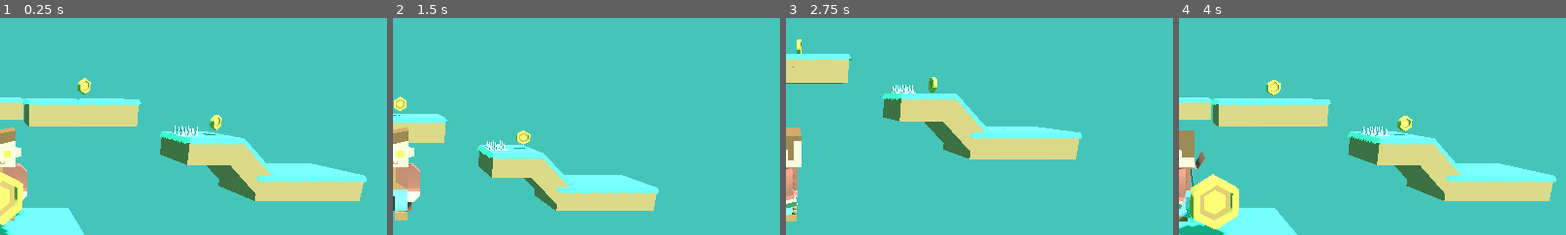
Above: before the commit, frames 1-4 (left to right).
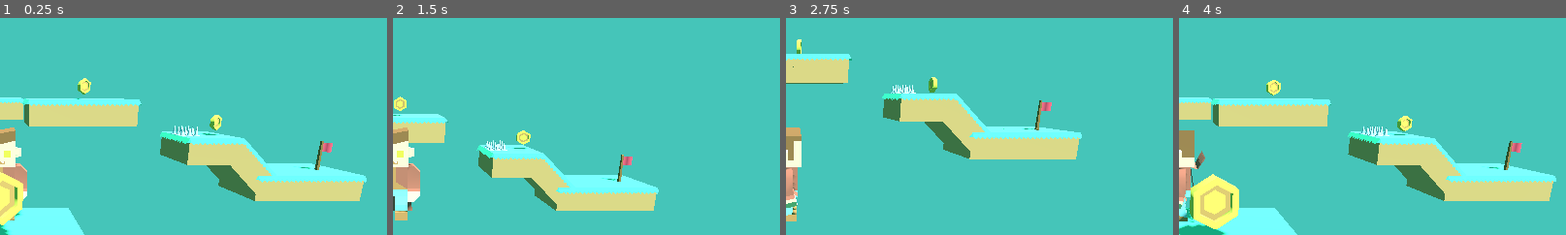
Above: after the commit, the same moments.

Repository: casaer01/gameplatform3d
Game: Godot game, scene res://Level01.tscn
The game is run twice, just before and just after one commit, with the same random seed, the same clock (stepped at 60 frames per second) and the same inputs.
Inputs:
- Up to frame 1 (0.25 s): no input
- Up to frame 2 (1.5 s): hold D (move_right) 0.53-1.28 s; tap Space (move_jump) at 0.77 s; hold S (move_backward) from 1.28 s (still down)
- Up to frame 3 (2.75 s): tap Space (move_jump) at 1.52 s; release S (move_backward) at 2.03 s; hold D (move_right) from 2.03 s (still down)
- Up to frame 4 (4 s): release D (move_right) at 2.78 s; hold W (move_forward) 2.78-3.53 s; tap Space (move_jump) at 3.02, 3.77 s; hold A (move_left) from 3.53 s (still down)
The pictures show only the part of the screen within x 50-100%, y 20-69%; the shares and areas given below are measured in that part.

The runs differ from the first frame. In frame 1, 0.3% of the frame differs, in the area x 77-86%, y 56-71%; in frame 2, 0.2%; in frame 3, 0.2%; in frame 4, 0.3%.

Commit message:
added end goal & dynamic level change

Diff:
--- a/Level01.tscn
+++ b/Level01.tscn
@@ -1,10 +1,11 @@
-[gd_scene load_steps=7 format=3 uid="uid://b4wjpi4l6ikr2"]
+[gd_scene load_steps=8 format=3 uid="uid://b4wjpi4l6ikr2"]
 
 [ext_resource type="PackedScene" uid="uid://ccbse8npi068y" path="res://Platforms/PlatformLarge.tscn" id="1_pcxhr"]
 [ext_resource type="PackedScene" uid="uid://xsklh8bfiltr" path="res://Player.tscn" id="2_ub14x"]
 [ext_resource type="PackedScene" uid="uid://c52sj3i2vthye" path="res://Models/Enemy.tscn" id="3_tv1o3"]
 [ext_resource type="PackedScene" uid="uid://dc1ewff47w3nn" path="res://spikes.tscn" id="4_r0j8p"]
 [ext_resource type="PackedScene" uid="uid://dp6uyevolg85v" path="res://coin.tscn" id="5_jm6fy"]
+[ext_resource type="PackedScene" uid="uid://clliw0e5t1ugd" path="res://end_flag.tscn" id="6_mog61"]
 
 [sub_resource type="Environment" id="Environment_8h5g2"]
 background_mode = 1
@@ -13,14 +14,14 @@
 
 [node name="Main" type="Node3D"]
 
-[node name="PlatformLarge" parent="." instance=ExtResource("1_pcxhr")]
+[node name="DirectionalLight3D" type="DirectionalLight3D" parent="."]
+transform = Transform3D(0.762465, -0.529717, 0.371546, 0, 0.574234, 0.818691, -0.647029, -0.624224, 0.437833, 0, 5.08428, 6.1317)
+shadow_enabled = true
 
 [node name="Player" parent="." instance=ExtResource("2_ub14x")]
 transform = Transform3D(1, 0, 0, 0, 1, 0, 0, 0, 1, 0, 0, -0.69093)
 
-[node name="DirectionalLight3D" type="DirectionalLight3D" parent="."]
-transform = Transform3D(0.762465, -0.529717, 0.371546, 0, 0.574234, 0.818691, -0.647029, -0.624224, 0.437833, 0, 5.08428, 6.1317)
-shadow_enabled = true
+[node name="PlatformLarge" parent="." instance=ExtResource("1_pcxhr")]
 
 [node name="PlatformLarge2" parent="." instance=ExtResource("1_pcxhr")]
 transform = Transform3D(1, 0, 0, 0, 1, 0, 0, 0, 1, -5, -1, 0)
@@ -105,3 +106,5 @@
 
 [node name="Coin7" parent="." instance=ExtResource("5_jm6fy")]
 transform = Transform3D(0.707107, 0.707107, 0, -0.707107, 0.707107, 0, 0, 0, 1, 8.57362, 0, -9.01983)
+
+[node name="EndFlag" parent="." instance=ExtResource("6_mog61")]
--- /dev/null
+++ b/end_flag.gd
@@ -0,0 +1,8 @@
+extends Area3D
+
+@export_file("*.tscn") var next_scene
+
+
+func _on_body_entered(body: Node3D) -> void:
+	if body.is_in_group("Player"):
+		get_tree().change_scene_to_file(next_scene)
--- /dev/null
+++ b/end_flag.tscn
@@ -0,0 +1,23 @@
+[gd_scene load_steps=4 format=3 uid="uid://clliw0e5t1ugd"]
+
+[ext_resource type="Script" path="res://end_flag.gd" id="1_6kjgp"]
+[ext_resource type="ArrayMesh" uid="uid://cx3dwltkgs56g" path="res://Models/flag.obj" id="2_8u0ma"]
+
+[sub_resource type="BoxShape3D" id="BoxShape3D_u3c63"]
+size = Vector3(0.7, 1.22864, 0.5)
+
+[node name="EndFlag" type="Area3D"]
+transform = Transform3D(1, 0, 0, 0, 1, 0, 0, 0, 1, 12.8179, -1.41184, -8.90709)
+script = ExtResource("1_6kjgp")
+next_scene = "res://Level01.tscn"
+
+[node name="Model" type="MeshInstance3D" parent="."]
+transform = Transform3D(1.3, 0, 0, 0, 1.3, 0, 0, 0, 1.3, 0, 0, 0)
+mesh = ExtResource("2_8u0ma")
+skeleton = NodePath("../..")
+
+[node name="CollisionShape3D" type="CollisionShape3D" parent="."]
+transform = Transform3D(1, 0, 0, 0, 1, 0, 0, 0, 1, 0.25, 0.614319, 0)
+shape = SubResource("BoxShape3D_u3c63")
+
+[connection signal="body_entered" from="." to="." method="_on_body_entered"]
